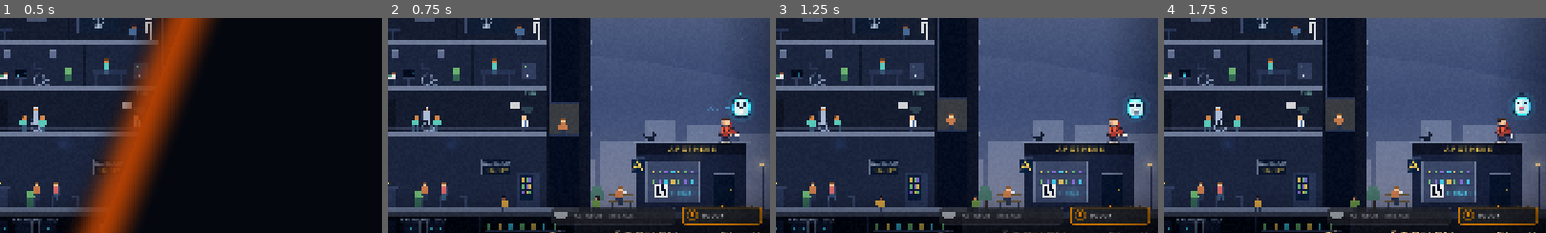
Above: before the commit, frames 1-4 (left to right).
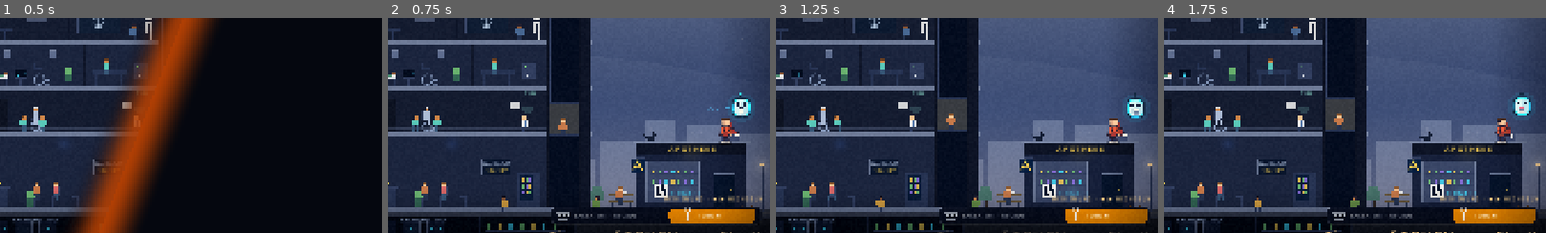
Above: after the commit, the same moments.

Repository: Arantir01010/erezept-jump-and-run
Game: Godot game, scene res://scenes/Main.tscn
The game is run twice, just before and just after one commit, with the same random seed, the same clock (stepped at 60 frames per second) and the same inputs.
Inputs (mouse positions are % of the whole screen's width and height, from its top left):
- Up to frame 1 (0.5 s): no input
- Up to frame 2 (0.75 s): tap Enter at 0.5 s; move the mouse to (72, 45) at 0.52 s; hold Right (move_right) from 0.53 s (still down); hold Space (confirm) from 0.53 s (still down); click (72, 45) at 0.67 s
- Up to frame 3 (1.25 s): keep holding Right (move_right); keep holding Space (confirm)
- Up to frame 4 (1.75 s): release Right (move_right) at 1.25 s; release Space (confirm) at 1.25 s; drag from (30, 55) to (45, 70) at 1.27 s
The pictures show only the part of the screen within x 49-99%, y 44-94%; the shares and areas given below are measured in that part.

Frame 1 is identical in both runs. In frame 2, 3.4% of the frame differs, in the area x 42-98%, y 82-97%; in frame 3, 3.5%; in frame 4, 3.5%.

Commit message:
Bedienungswahl als Segment-Schalter
Ein Rahmen mit zwei Feldern statt zweier loser Pillen: das gewählte Feld füllt
sich orange (PwC-Akzent) mit weißer Schrift und gleitet beim Wechsel, Symbole
Tastenreihe/Fingertipp, darüber die Zeile BEDIENUNG · Pfeile WECHSELN (in allen
sechs Sprachen).

Co-Authored-By: Claude Fable 5.1 <noreply@anthropic.com>

Diff:
--- a/godot/i18n/ui.json
+++ b/godot/i18n/ui.json
@@ -139,5 +139,6 @@
   "Zum Hauptmenü": {"en": "To the main menu", "fr": "Vers le menu principal", "es": "Al menú principal", "zh": "返回主菜单", "hi": "मुख्य मेनू पर"},
   "MUSIK": {"en": "MUSIC", "fr": "MUSIQUE", "es": "MÚSICA", "zh": "音乐", "hi": "संगीत"},
   "TÖNE": {"en": "SOUNDS", "fr": "SONS", "es": "SONIDOS", "zh": "音效", "hi": "ध्वनि"},
-  "%s: wählen · %s: bestätigen · ESC: weiter": {"en": "%s: choose · %s: confirm · ESC: resume", "fr": "%s : choisir · %s : valider · ÉCHAP : reprendre", "es": "%s: elegir · %s: confirmar · ESC: seguir", "zh": "%s：选择 · %s：确认 · ESC：继续", "hi": "%s: चुनो · %s: पुष्टि · ESC: जारी रखो"}
+  "%s: wählen · %s: bestätigen · ESC: weiter": {"en": "%s: choose · %s: confirm · ESC: resume", "fr": "%s : choisir · %s : valider · ÉCHAP : reprendre", "es": "%s: elegir · %s: confirmar · ESC: seguir", "zh": "%s：选择 · %s：确认 · ESC：继续", "hi": "%s: चुनो · %s: पुष्टि · ESC: जारी रखो"},
+  "BEDIENUNG · ◀ ▶ WECHSELN": {"en": "CONTROLS · ◀ ▶ SWITCH", "fr": "COMMANDES · ◀ ▶ CHANGER", "es": "CONTROLES · ◀ ▶ CAMBIAR", "zh": "操作方式 · ◀ ▶ 切换", "hi": "नियंत्रण · ◀ ▶ बदलो"}
 }
--- a/godot/src/ui/Title.gd
+++ b/godot/src/ui/Title.gd
@@ -57,7 +57,9 @@
 var _lang_label: Label
 var _snd_labels: Array = []
 const PILL_KEYBOARD := Rect2(452, 316, 104, 14)
-const PILL_TOUCH := Rect2(562, 316, 66, 14)
+const PILL_TOUCH := Rect2(556, 316, 72, 14)
+const PILL_BOX := Rect2(452, 316, 176, 14)   # Segment-Schalter: beide Felder in einem Rahmen
+var _seg := 0.0                                # 0 = Tastatur, 1 = Touch (gleitet beim Wechsel)
 
 
 func _init() -> void:
@@ -104,10 +106,12 @@
 
 	# ---- Bedienungswahl: zwei Felder über der Start-Zeile ----
 	_pills = [
-		{"mode": "keyboard", "rect": PILL_KEYBOARD, "label": label(PILL_KEYBOARD.position.x + 16, 323, "TASTATUR · ARCADE", 4.4, {"spacing": 0.5, "origin": Vector2(0, 0.5)})},
-		{"mode": "touch", "rect": PILL_TOUCH, "label": label(PILL_TOUCH.position.x + 16, 323, "TOUCH", 4.4, {"spacing": 0.5, "origin": Vector2(0, 0.5)})},
+		{"mode": "keyboard", "rect": PILL_KEYBOARD, "label": label(PILL_KEYBOARD.position.x + 19, 323, "TASTATUR · ARCADE", 4.4, {"spacing": 0.5, "origin": Vector2(0, 0.5)})},
+		{"mode": "touch", "rect": PILL_TOUCH, "label": label(PILL_TOUCH.position.x + 19, 323, "TOUCH", 4.4, {"spacing": 0.5, "origin": Vector2(0, 0.5)})},
 	]
+	label(PILL_BOX.end.x, 309.5, "BEDIENUNG · ◀ ▶ WECHSELN", 3.6, {"color": Pen.hex(0xffd591), "spacing": 1.2, "origin": Vector2(1, 0.5)})
 	mode = Kiosk.suggested_input_mode()
+	_seg = 1.0 if mode == "touch" else 0.0
 	_lang_label = label(FLAG_X0 + 6 * FLAG_STEP - 4.0, 23.5, str(Game.LANG_NAMES.get(Game.lang, "Deutsch")), 3.8,
 		{"color": Pen.hex(0xdfe6f0), "spacing": 0.3, "origin": Vector2(1, 0.5)})
 	_snd_labels = [
@@ -185,7 +189,7 @@
 	_relabel(press, start, Vector2(1, 0.5), Vector2(W - 12, 340))
 	for p in _pills:
 		var l: Label = p["label"]
-		l.modulate.a = 1.0 if p["mode"] == mode else 0.55
+		l.modulate.a = 1.0 if p["mode"] == mode else 0.62
 
 
 ## Label-Text ändern und die Ausrichtung im Design-Raum erhalten.
@@ -428,27 +432,45 @@
 	c.draw_colored_polygon(pts, col)
 
 
+## Segment-Schalter der Bedienungswahl: ein dunkler Rahmen, das gewählte Feld füllt
+## sich orange (PwC-Akzent) mit weißer Schrift und gleitet beim Wechsel; Symbole:
+## Tastenreihe mit Leertaste, Fingertipp mit Wellen.
 func _draw_pills(c: CanvasItem) -> void:
+	var b := PILL_BOX
+	Pen.rrect(c, b.position.x + 0.6, b.position.y + 1.0, b.size.x, b.size.y, 4, Color(0, 0, 0, 0.35))
+	Pen.rrect(c, b.position.x, b.position.y, b.size.x, b.size.y, 4, Color(0.05, 0.07, 0.12, 0.92))
+	Pen.srrect(c, b.position.x, b.position.y, b.size.x, b.size.y, 4, Color(1, 1, 1, 0.16), 0.7)
+	# gleitende Füllung
+	var sx := lerpf(PILL_KEYBOARD.position.x, PILL_TOUCH.position.x, _seg)
+	var sw := lerpf(PILL_KEYBOARD.size.x, PILL_TOUCH.size.x, _seg)
+	Pen.rrect(c, sx + 1.2, b.position.y + 1.2, sw - 2.4, b.size.y - 2.4, 3, Brand.UI_ACCENT)
+	Pen.rect(c, sx + 4, b.position.y + 1.9, sw - 8, 0.6, Color(1, 1, 1, 0.28))
+	Pen.rect(c, sx + 4, b.end.y - 2.3, sw - 8, 0.6, Color(0, 0, 0, 0.18))
+	# feine Trennlinie zwischen den Feldern (nur sichtbar, wo keine Füllung liegt)
+	Pen.rect(c, PILL_TOUCH.position.x - 0.3, b.position.y + 3, 0.6, b.size.y - 6, Color(1, 1, 1, 0.10))
 	for p in _pills:
 		var r: Rect2 = p["rect"]
 		var an: bool = p["mode"] == mode
-		Pen.rrect(c, r.position.x, r.position.y, r.size.x, r.size.y, 3, Color(0.176, 0.176, 0.176, 0.9 if an else 0.72))
-		Pen.srrect(c, r.position.x, r.position.y, r.size.x, r.size.y, 3, Brand.UI_ACCENT if an else Color(1, 1, 1, 0.18), 1.2 if an else 0.7)
-		var ix := r.position.x + 8.0
-		var iy := r.position.y + 7.0
-		var ic := Brand.UI_ACCENT if an else Pen.hex(0xdfe6f0, 0.6)
+		var ix := r.position.x + 10.0
+		var iy := r.position.y + r.size.y / 2
+		var ic := Color(1, 1, 1, 0.96) if an else Pen.hex(0xdfe6f0, 0.62)
 		if p["mode"] == "keyboard":
 			for k in 3:
-				Pen.rrect(c, ix - 5.5 + k * 3.8, iy - 3.2, 3.0, 3.0, 0.6, ic)
-			Pen.rrect(c, ix - 4.0, iy + 0.6, 8.0, 2.6, 0.6, ic)
+				Pen.rrect(c, ix - 5.4 + k * 3.6, iy - 3.6, 2.8, 2.6, 0.5, ic)
+			for k in 3:
+				Pen.rrect(c, ix - 4.6 + k * 3.6, iy - 0.6, 2.8, 2.0, 0.5, Pen.alpha(ic, 0.8))
+			Pen.rrect(c, ix - 4.2, iy + 1.9, 8.4, 1.6, 0.5, ic)
 		else:
-			Pen.scircle(c, ix, iy - 0.5, 4.2, Pen.alpha(ic, 0.6), 0.7)
-			Pen.circle(c, ix, iy - 0.5, 1.8, ic)
-		if an:
-			Pen.tri(c, r.position.x + r.size.x / 2 - 2.5, r.position.y - 2.2, r.position.x + r.size.x / 2 + 2.5, r.position.y - 2.2, r.position.x + r.size.x / 2, r.position.y + 0.6, Brand.UI_ACCENT)
-
-
-func _tick(_delta: float) -> void:
+			# Fingerkuppe und Tipp-Wellen
+			Pen.rrect(c, ix - 1.4, iy - 1.2, 2.8, 5.6, 1.4, ic)
+			Pen.circle(c, ix, iy - 1.6, 1.5, ic)
+			Pen.arc(c, ix, iy - 1.6, 3.4, -2.5, -0.65, Pen.alpha(ic, 0.9), 0.6)
+			Pen.arc(c, ix, iy - 1.6, 5.0, -2.35, -0.8, Pen.alpha(ic, 0.55), 0.6)
+
+
+func _tick(delta: float) -> void:
+	# Segment-Schalter gleitet zum gewählten Feld
+	_seg = lerpf(_seg, 1.0 if mode == "touch" else 0.0, 1.0 - exp(-14.0 * delta))
 	# Start-Zeile: 750-ms-Yoyo (deutlich unter 3 Hz)
 	press.modulate.a = 0.62 + 0.38 * sin(t * 4.19)
 	# Neon: das E-REZEPT der Apotheke atmet, das gematik-Schild zuckt selten
Binary file changed: godot/assets/i18n/NotoSansDevanagari-subset.ttf
Binary file changed: godot/assets/i18n/NotoSansSC-subset.otf
